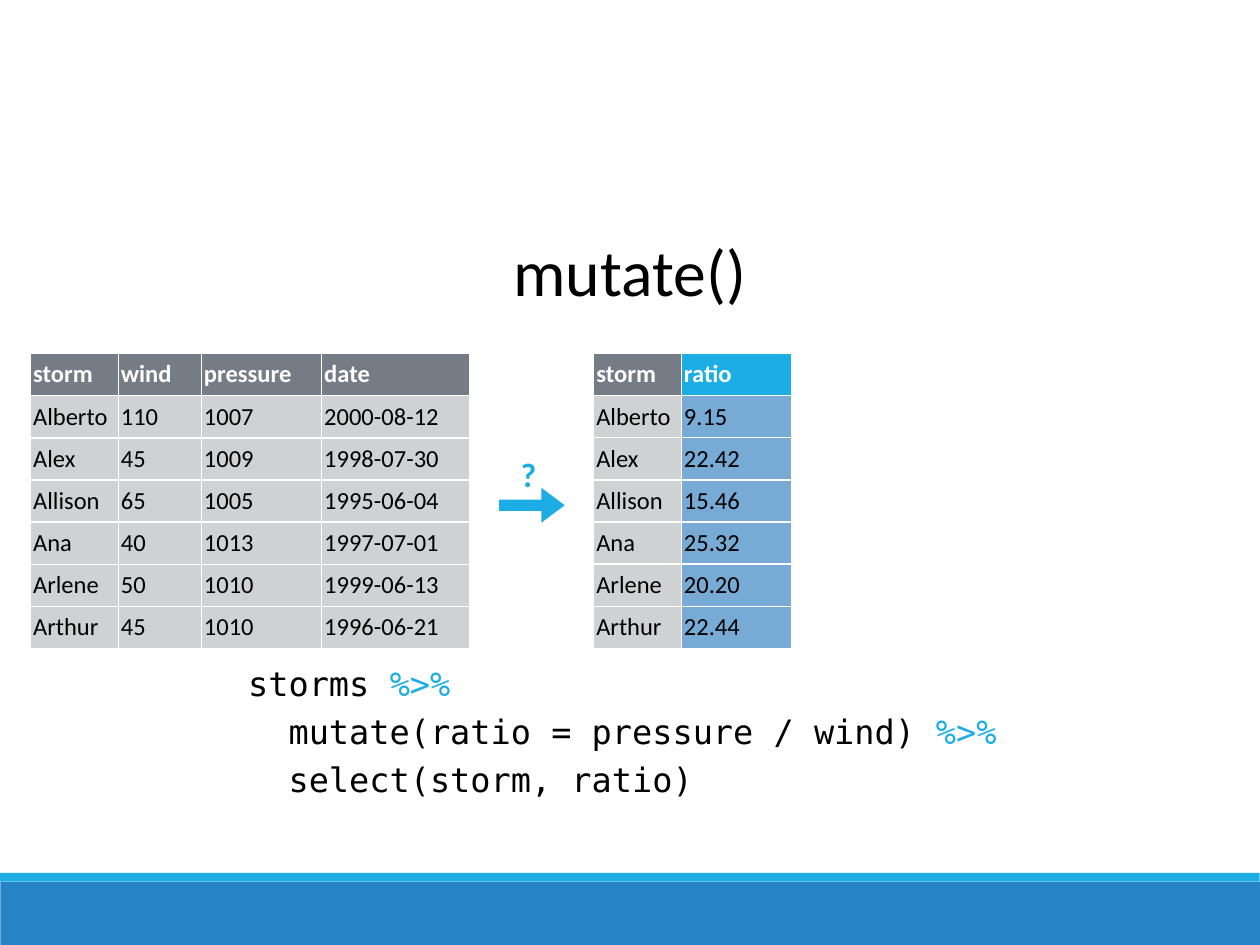
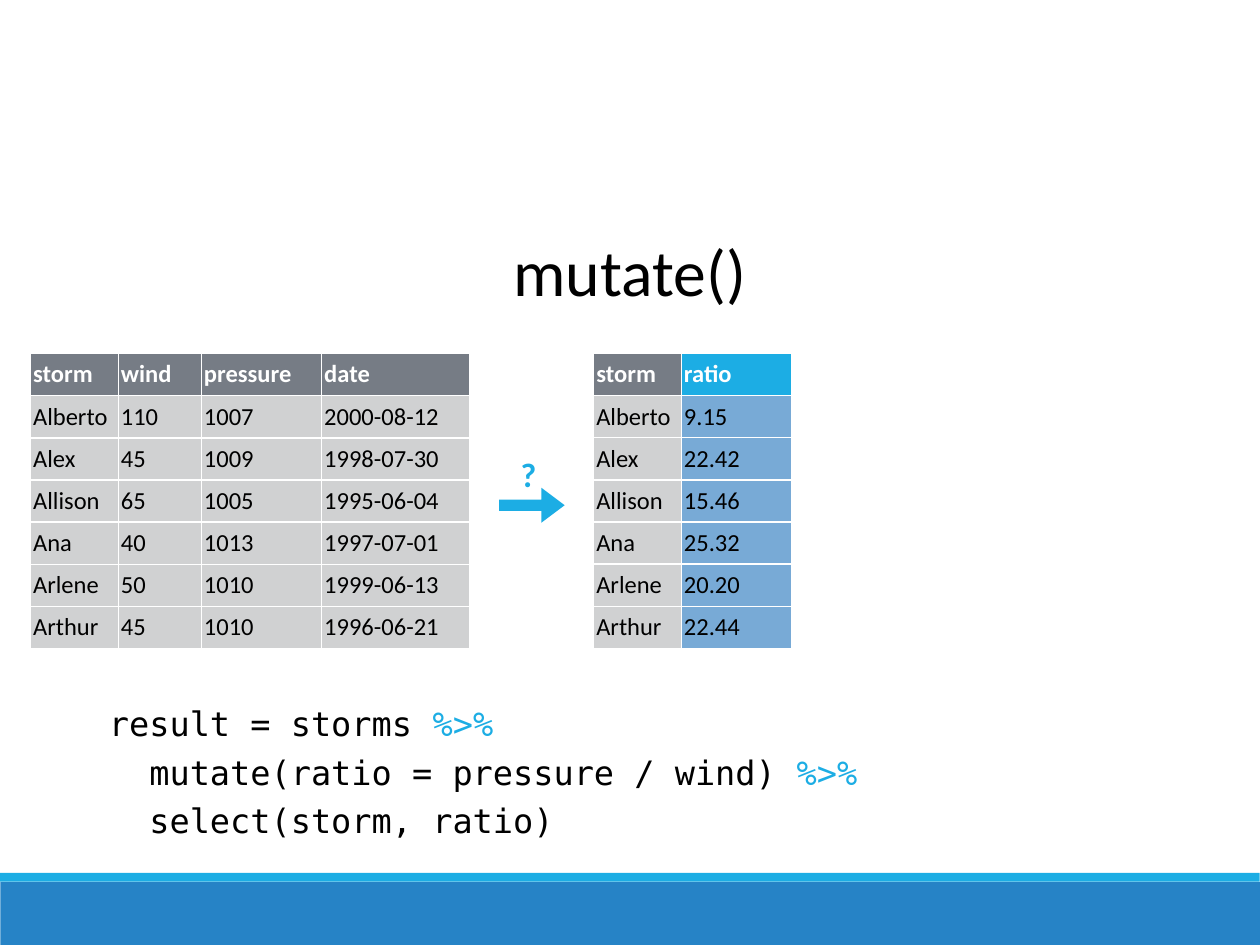
Before and after one commit to AdamWilsonLabEDU/SpatialDataScience, a slide deck: slide 88 of 03_assets/03_DataWrangling.pptx. Drawn at 1260x945 pixels with LibreOffice and Linux fonts; fonts in the diff are those of the drawing. Boxes give left, top, right and bottom in pixels: in the first picture for what was removed or moved away, otherwise in the second. Text is boxed around its words. In the diff, an @@ line names an element or a change of style, - is before the commit and + after.

```diff
--- a/03_assets/03_DataWrangling.pptx
+++ b/03_assets/03_DataWrangling.pptx
@@ text "result = storms %>%": place and size @@
-text "result = storms %>%" at <box>248,672,915,797</box>
+text "result = storms %>%" at <box>109,710,776,838</box>
@@ text at <box>109,710,412,737</box>: text changed @@
-storms %>%
+result = storms %>%
```
Also in this commit, not shown: 4 other slides changed, 2 slides removed, 30 other files.
